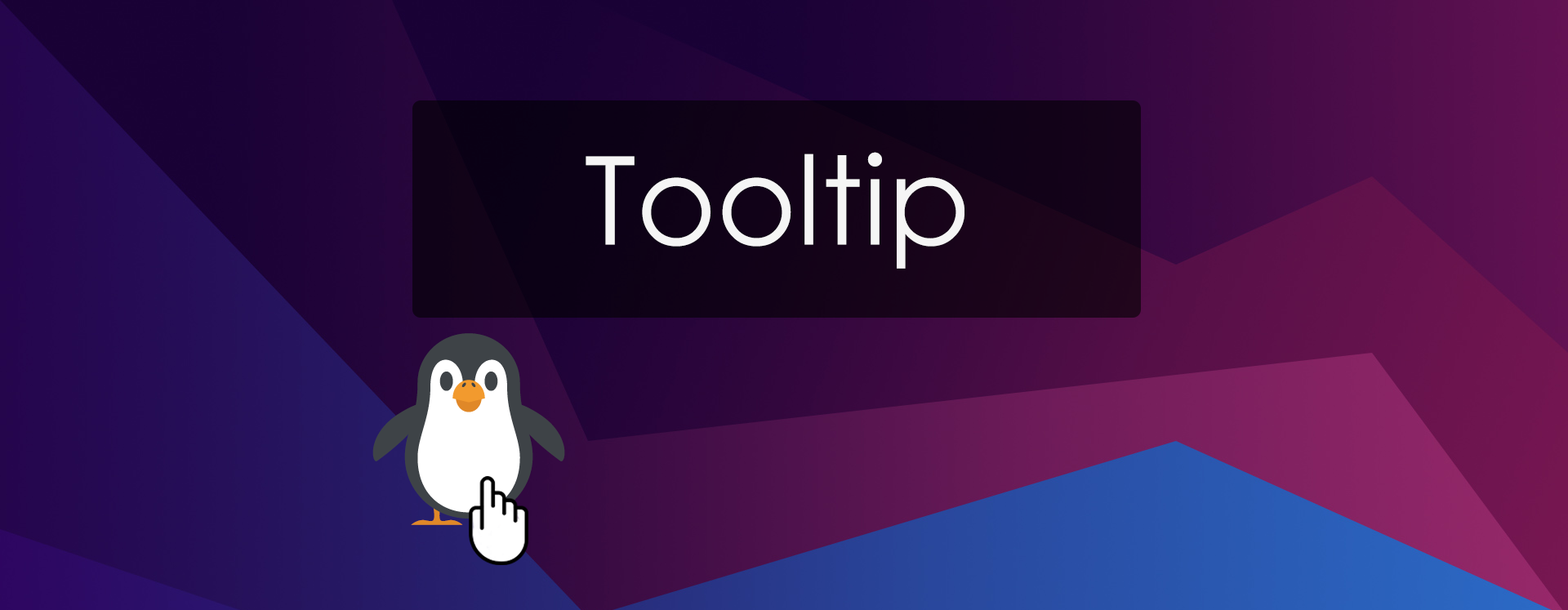
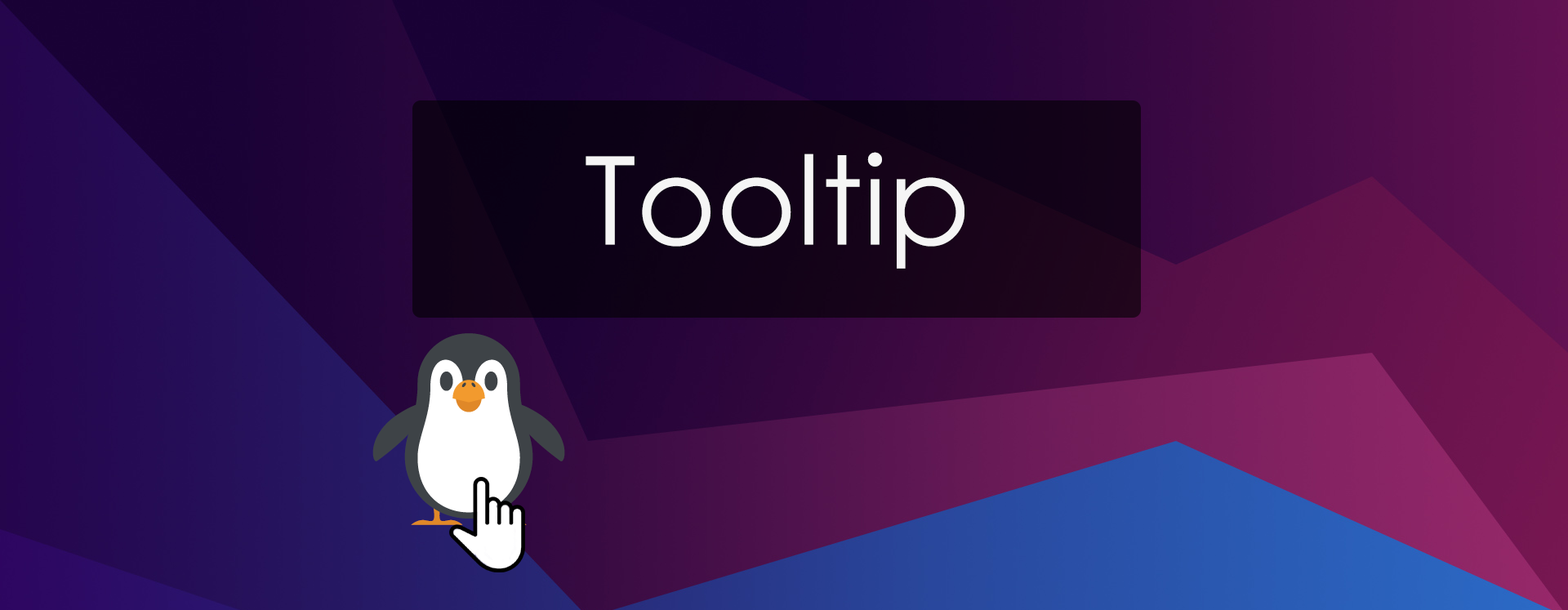
Revision of a layered (1568, 610) image; what changed, layer by layer:
moved "Layer 3" above "Tooltip", painted on it over bbox(449, 476, 529, 573)
